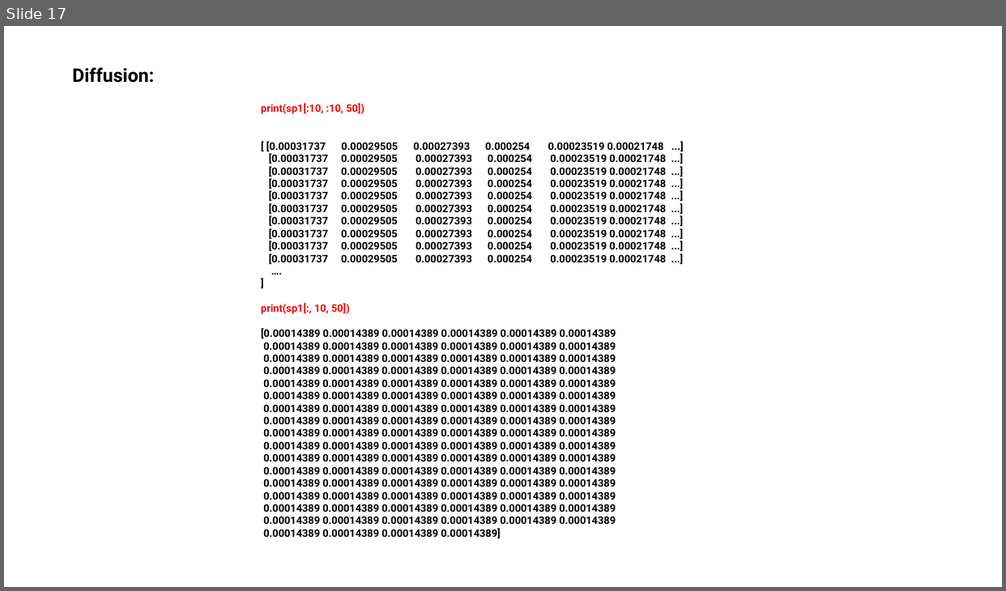
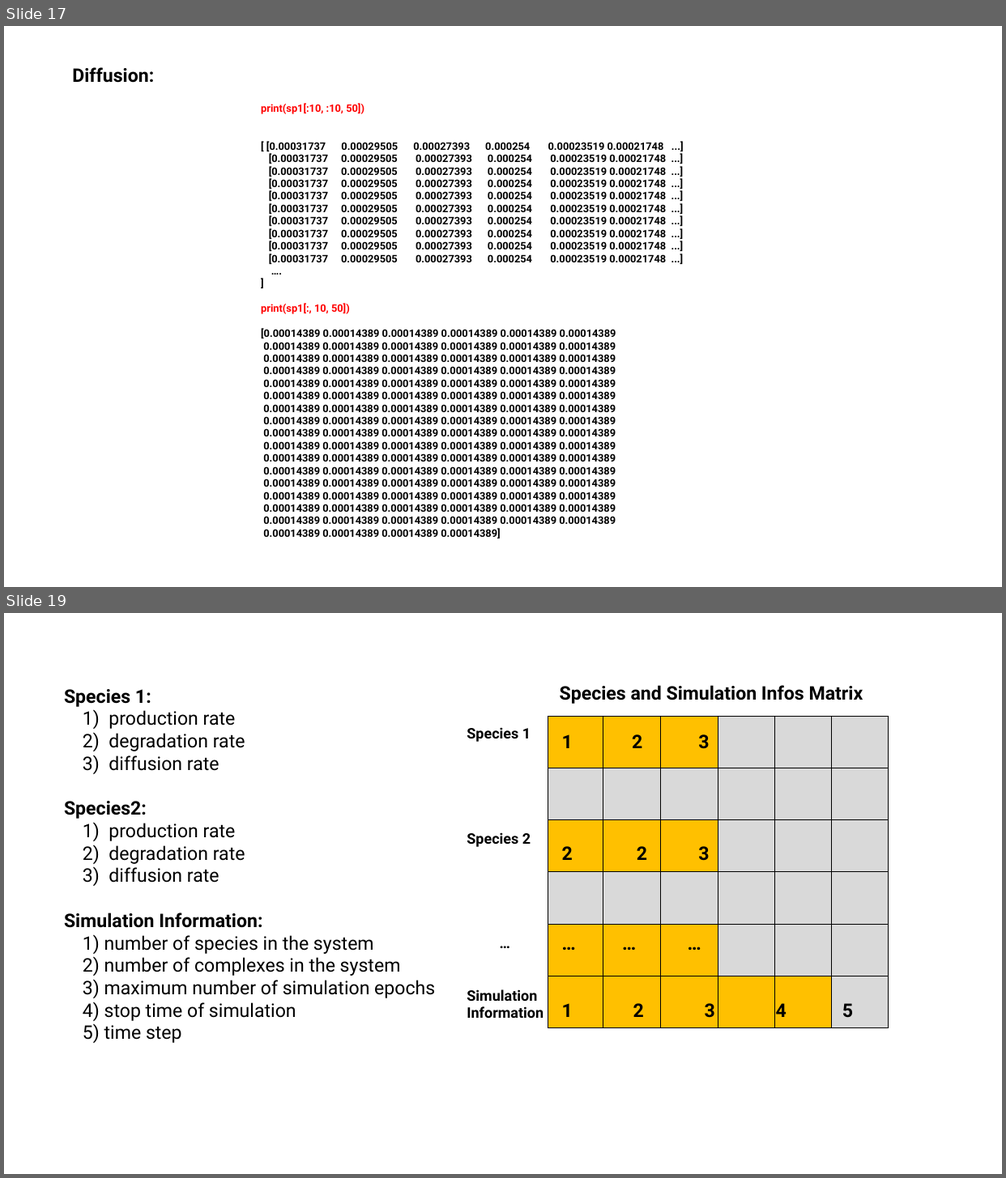
Before and after one commit to LoqmanSamani/grn-designer, a slide deck: pres/sim_system.pptx. Shown one above the other, each under a label of ours: slide 17 before the commit, slides 17 and 19 after it; the slides between them are not shown. The pictures are 1006x591 and 1006x1178 pixels, drawn with LibreOffice and Linux fonts; fonts in the diff are those of the drawing. Boxes give left, top, right and bottom in pixels: in the first picture for what was removed or moved away, otherwise in the second. Text is boxed around its words. In the diff, an @@ line names an element or a change of style, - is before the commit and + after.

```diff
--- a/pres/sim_system.pptx
+++ b/pres/sim_system.pptx
@@ slide 19 added at (4,613,1002,1174), background #FFFFFF @@
@@ text added at (560,685,863,704), 18 pt, text #000000, bold @@
+Species and Simulation Infos Matrix
@@ text added at (64,689,435,1043), 18 pt, text #000000 @@
+Species 1:
+1) production rate
+2) degradation rate
+3) diffusion rate
+Species2:
+1) production rate
+2) degradation rate
+3) diffusion rate
+Simulation Information:
+1) number of species in the system
+2) number of complexes in the system
+3) maximum number of simulation epochs
+4) stop time of simulation
+5) time step
@@ text added at (467,727,543,1018), 14 pt, text #000000, bold @@
+Species 1
+Species 2
+…
+Simulation
+Information
@@ table added at (548,717,889,1029), 6 rows, 6 columns @@
+ |  |  |  |  | 
+ |  |  |  |  | 
+ |  |  |  |  | 
+ |  |  |  |  | 
+ |  |  |  |  | 
+ |  |  |  |  | 
@@ text added at (562,735,853,1018), 18 pt, text #000000, bold @@
+1 2 3
+2 2 3
+… … …
+1 2 3 4 5
```
Also in this commit, not shown: 2 other slides added, 3 other files.
